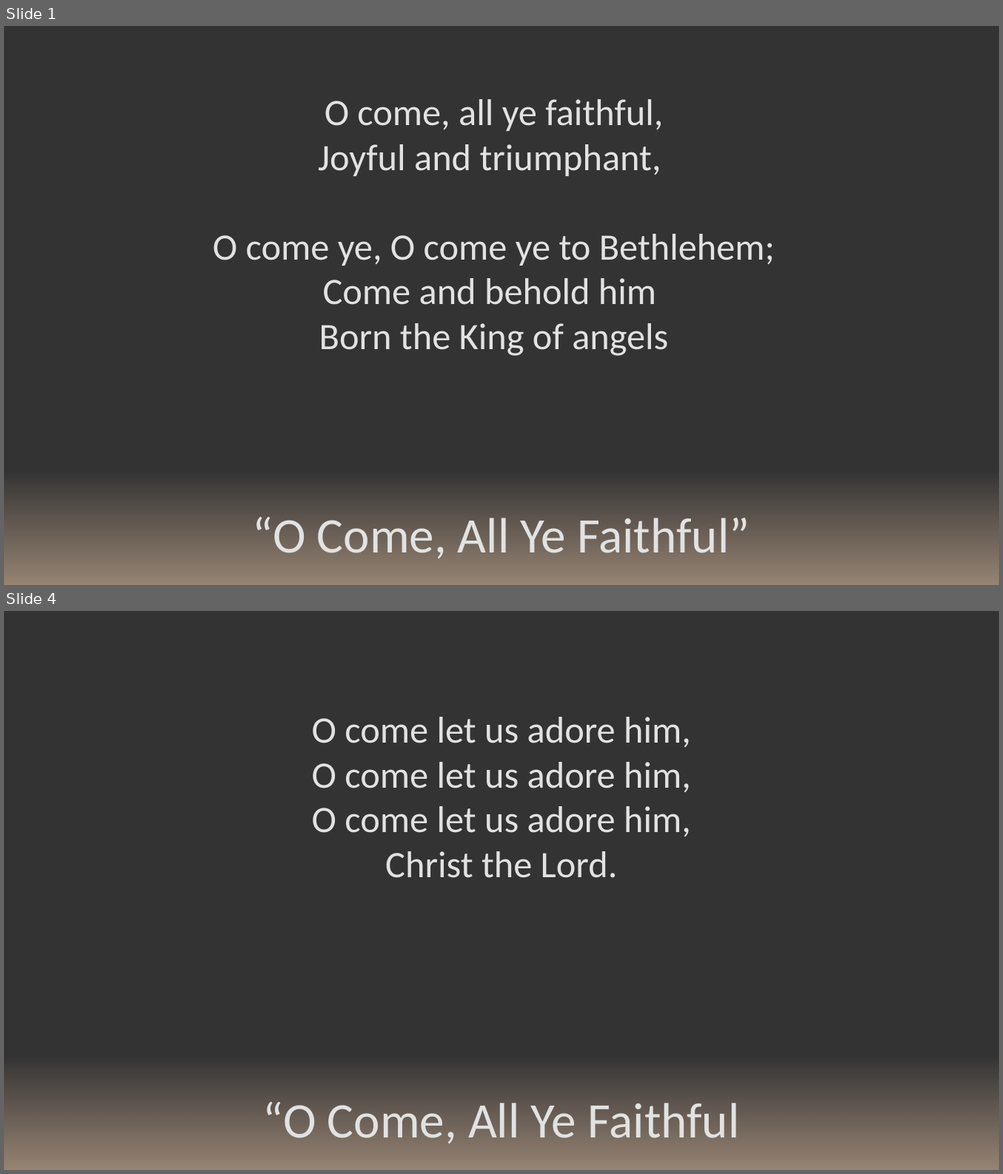
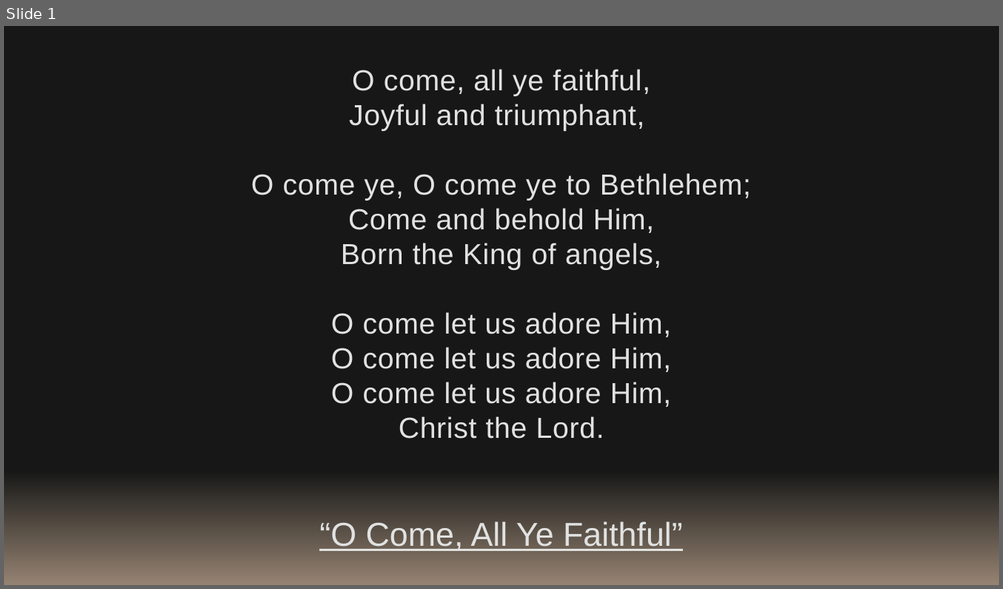
Before and after one commit to kevinmcmilian/ZarahemlaHymnPPTs, a slide deck: 165 - O Come All Ye Faithful.pptx. Shown one above the other, each under a label of ours: slides 1 and 4 before the commit, slide 1 after it; the slides between them are not shown. The pictures are 1003x1174 and 1003x589 pixels, drawn with LibreOffice and Linux fonts; fonts in the diff are those of the drawing. Boxes give left, top, right and bottom in pixels: in the first picture for what was removed or moved away, otherwise in the second. Text is boxed around its words. In the diff, an @@ line names an element or a change of style, - is before the commit and + after.

```diff
--- a/165 - O Come All Ye Faithful.pptx
+++ b/165 - O Come All Ye Faithful.pptx
@@ slide 4 removed at box(4, 611, 999, 1170), background #333333 @@
@@ text removed at box(312, 717, 691, 878) @@
-O come let us adore him,
-O come let us adore him,
-O come let us adore him,
-Christ the Lord.
@@ rectangle removed at box(4, 1055, 999, 1170) @@
@@ text removed at box(263, 1102, 739, 1145) @@
-“O Come, All Ye Faithful
@@ slide 1 changed as well @@
@@ background #333333 to #161716 @@
@@ text "O come, all ye faithful,": place and size @@
-text "O come, all ye faithful," at box(213, 99, 774, 356)
+text "O come, all ye faithful," at box(251, 69, 751, 439)
@@ text at box(251, 69, 751, 201): size 36 to 28 pt, font Calibri to Arial, letter spacing 0 to 0.5 pt in "O come, all ye faithful,", "Joyful and triumphant,", "O come ye, O come ye to ..." @@
@@ text at box(331, 208, 671, 439): text changed; size 36 to 28 pt; font Calibri to Arial @@
-Come and behold him
-Born the King of angels
+Come and behold Him,
+Born the King of angels,
+O come let us adore Him,
+O come let us adore Him,
+O come let us adore Him,
+Christ the Lord.
@@ text "“O Come, All Ye Faithful”" at box(319, 522, 683, 551): size 48 to 32 pt, font Calibri to Arial, underline on @@
```
Also in this commit, not shown: 2 other slides changed, 2 other slides removed, 59 other files.
